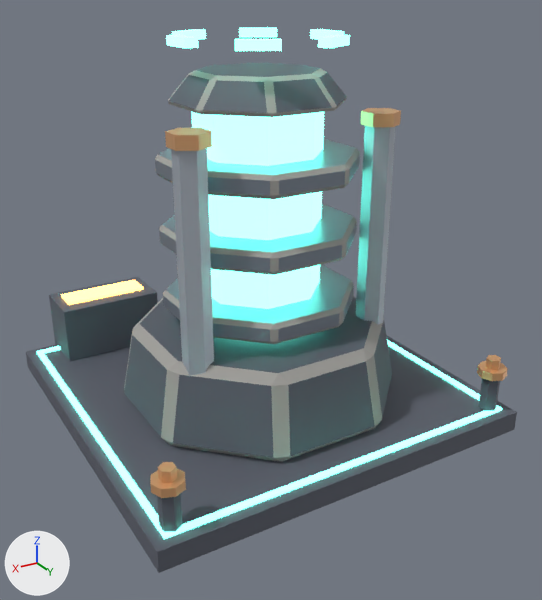
Two versions of the glTF model arte/modelos/energia/gerador/gerador.glb, one commit apart.
Rendered twice from a camera (50 mm lens) standing at (1.72, 3.05, 2.06) and looking at (-0.02, 0.15, 0.61). Every picture has the same lights, and +X, +Y and +Z are marked at lower left. The picture after the commit comes second. Where no turn or scale is listed for an object, it has been applied to the vertices. Vertices at exactly the same position are counted once.

Objects in the first picture: 'gerador_antena', 'gerador_corpo'.
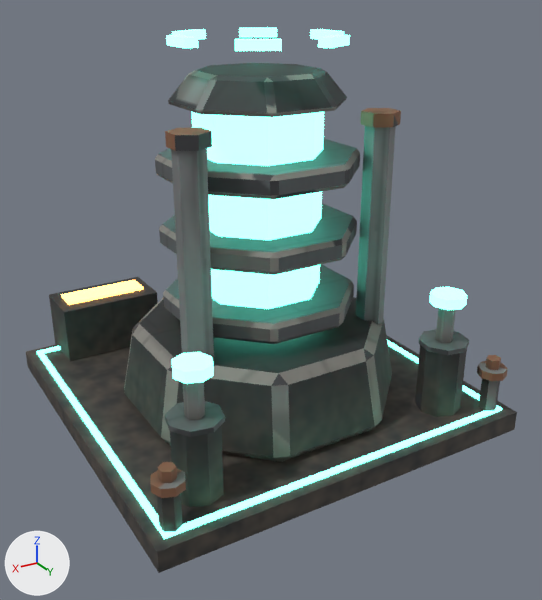
Pixel boxes [x1, y1, x2, y2] of what changed, in the pictures (542 x 600 px; the box of a moved part takes in the faces that stretch with it):
'gerador_pistao1', added
    after: [171, 352, 214, 420]
    faces in mat_p_cristal (cyan #6cffe1, glowing cyan #6cffe1): [171, 352, 214, 384]
    faces in mat_gerador_tex (picture img_gerador_tex): [183, 382, 205, 420]
'gerador_pistao0', added
    after: [429, 287, 467, 343]
    faces in mat_p_cristal (cyan #6cffe1, glowing cyan #6cffe1): [429, 287, 467, 310]
    faces in mat_gerador_tex (picture img_gerador_tex): [436, 308, 456, 343]
part 1 of me_gerador_corpo, added
    after: [415, 345, 467, 417]
part 2 of me_gerador_corpo, added
    after: [170, 426, 224, 507]
part 3 of me_gerador_corpo, added
    after: [419, 329, 469, 355]
part 4 of me_gerador_corpo, added
    after: [165, 401, 225, 437]
part 5 of me_gerador_corpo, moved or reshaped
    both: [158, 138, 356, 252]
part 6 of me_gerador_corpo, surface changed (darker)
    both: [26, 63, 517, 573]
part 7 of me_gerador_corpo, recoloured
    both: [124, 68, 384, 462]
part 8 of me_gerador_corpo, recoloured (darker)
    both: [26, 63, 517, 573]
part 9 of me_gerador_corpo, recoloured (darker)
    before: [171, 112, 396, 376]
    after: [171, 112, 396, 362]
part 10 of me_gerador_corpo, recoloured
    both: [150, 108, 508, 498]
part 11 of me_gerador_corpo, recoloured (darker)
    both: [155, 154, 360, 342]

Edits to the bpy script that builds the scene:
```text
Change me_gerador_corpo:
    remove me_gerador_corpo.from_pydata(...)  # 504 vertices, 908 faces; spans x -0.95..0.95, y -1.0..0.95, z 0.0..1.69
    add me_gerador_corpo.from_pydata(...)  # 568 vertices, 1020 faces; spans x -0.95..0.95, y -1.0..0.95, z 0.0..1.69
    me_gerador_corpo part 1: a new loose piece, an 8-sided cylinder along z spanning x -0.77..-0.55, y 0.59..0.81, z 0.1..0.44, in mat_gerador_tex (picture img_gerador_tex)
    me_gerador_corpo part 2: a new loose piece, an 8-sided cylinder along z spanning x 0.55..0.77, y 0.59..0.81, z 0.1..0.44, in mat_gerador_tex (picture img_gerador_tex)
    me_gerador_corpo part 3: a new loose piece, an 8-sided cylinder along z spanning x -0.778..-0.542, y 0.582..0.818, z 0.442..0.466, in mat_gerador_tex (picture img_gerador_tex)
    me_gerador_corpo part 4: a new loose piece, an 8-sided cylinder along z spanning x 0.542..0.778, y 0.582..0.818, z 0.442..0.466, in mat_gerador_tex (picture img_gerador_tex)
    me_gerador_corpo part 5
    38 faces are deleted
    32 new faces join them, mat_gerador_tex (picture img_gerador_tex)
    6 new faces join them, mat_p_cristal (cyan #6cffe1, glowing cyan #6cffe1)
    me_gerador_corpo part 6: 870 kept faces spanning x -0.95..0.95, y -1.0..0.95, z 0.0..1.69 get new texture (UV) coordinates
    me_gerador_corpo part 7: 320 faces spanning x -0.66..0.66, y -0.58..0.74, z 0.1..1.69 switch from mat_p_concreto (grey #a2a09b) to mat_gerador_tex (picture img_gerador_tex)
    me_gerador_corpo part 8: 140 faces spanning x -0.95..0.95, y -0.99..0.95, z 0.0..1.69 switch from mat_p_escuro (dark grey #595d69) to mat_gerador_tex (picture img_gerador_tex)
    me_gerador_corpo part 9: 56 faces spanning x -0.54..0.54, y -0.54..0.43, z 0.45..1.45 switch from mat_p_metal (light grey #adb5bf) to mat_gerador_tex (picture img_gerador_tex)
    me_gerador_corpo part 10: 200 faces spanning x -0.92..0.92, y -0.92..0.92, z 0.29..1.51 switch from mat_p_cobre (beige #e5ad7c) to mat_gerador_tex (picture img_gerador_tex)
    me_gerador_corpo part 11: 60 faces spanning x -0.44..0.44, y -0.36..0.52, z 0.59..1.31 switch from mat_p_aco (grey #8b95a2) to mat_gerador_tex (picture img_gerador_tex)
Add ob_gerador_pistao1:
    ob_gerador_pistao1 = bpy.data.objects.new('gerador_pistao1', me_gerador_pistao1)  # a 6-sided cylinder along z spanning x -0.036..0.036, y -0.041..0.041, z 0.0..0.22, material slot 0; an 8-sided cylinder along z spanning x -0.085..0.085, y -0.085..0.085, z 0.215..0.265, material slot 1; in mat_gerador_tex (picture img_gerador_tex), mat_p_cristal (cyan #6cffe1, glowing cyan #6cffe1)
    ob_gerador_pistao1.location = (0.66, 0.7, 0.44)
Add ob_gerador_pistao0:
    ob_gerador_pistao0 = bpy.data.objects.new('gerador_pistao0', me_gerador_pistao0)  # a 6-sided cylinder along z spanning x -0.036..0.036, y -0.041..0.041, z 0.0..0.22, material slot 0; an 8-sided cylinder along z spanning x -0.085..0.085, y -0.085..0.085, z 0.215..0.265, material slot 1; in mat_gerador_tex (picture img_gerador_tex), mat_p_cristal (cyan #6cffe1, glowing cyan #6cffe1)
    ob_gerador_pistao0.location = (-0.66, 0.7, 0.44)
```
